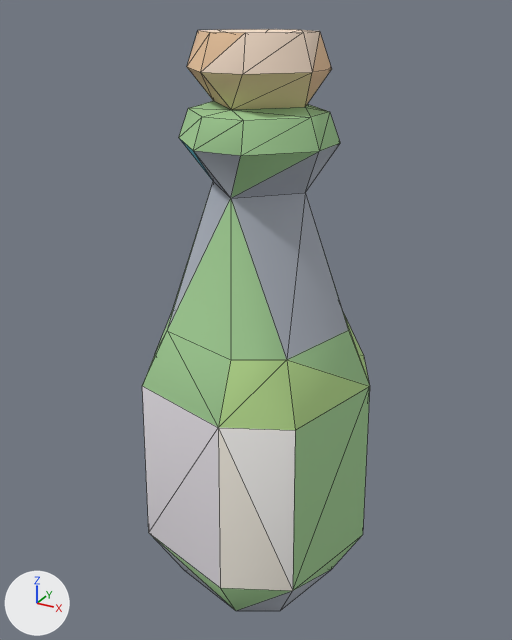
The glTF model example_game/world/props/bottle-labeled.prop/model.glb: old version first, new version second.
Rendered twice from a 50 mm lens placed at (0.341, -0.623, 0.619), pointed at (-0.005, 0.005, 0.305). Lighting does not change. The marker at lower left points along +X, +Y and +Z. The older version comes first. Mesh edges are drawn as thin lines. Vertices at exactly the same position are counted once.

Objects in the first picture: 'model'.
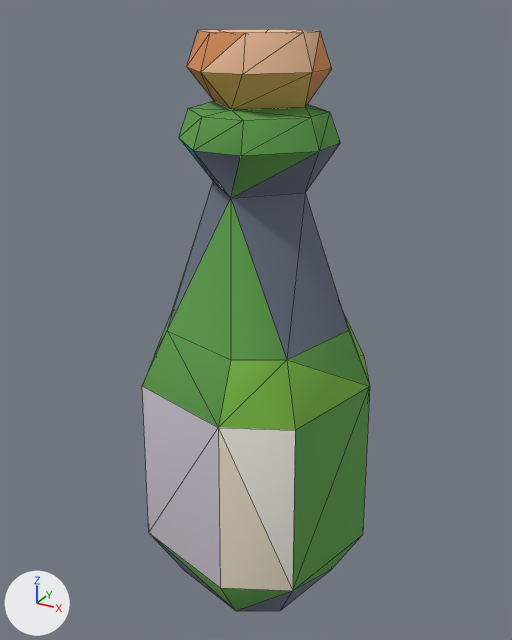
Location of each change, (x1, y1, x2, y2) in pixels of the pictures (512 x 640 px):
part 1 of me_model, recoloured (darker): (142, 101, 370, 611) in both
part 2 of me_model, recoloured (grey to greyish blue): (151, 143, 348, 611) in both
part 3 of me_model, recoloured: (142, 29, 332, 591) in both

Diff of the bpy script that builds the scene:
```diff
--- a/example_game/world/props/bottle-labeled.prop/model.glb.py
+++ b/example_game/world/props/bottle-labeled.prop/model.glb.py
@@ me_model @@
 me_model.from_pydata(...)  # 74 vertices, 144 faces; spans x -0.129..0.129, y -0.129..0.129, z -0.02..0.6
 # used by ob_model
+# me_model part 1: 76 faces centred in x -0.116..0.116, y -0.106..0.116, z 0.025..0.533 are repainted in the vertex colours; the middle colour goes from green #a4d096 to green #5fa04d
+# me_model part 2: 28 faces centred in x -0.085..0.085, y -0.085..0.085, z -0.02..0.485 are repainted in the vertex colours; the middle colour goes from grey #adb3be to greyish blue #6a7384
+# me_model part 3: 40 faces centred in x -0.063..0.071, y -0.116..0.063, z 0.114..0.597 are repainted in the vertex colours; the middle colour goes from beige #edc7a0 to orange #d9915a
 me_model.materials.append(mat_style)
```
